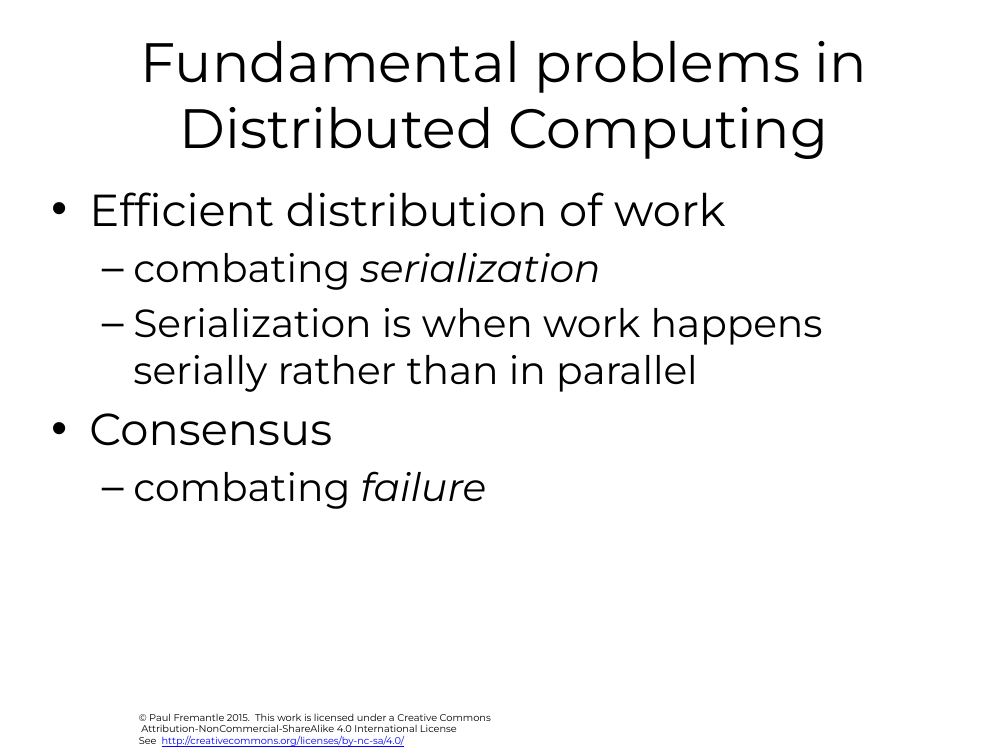
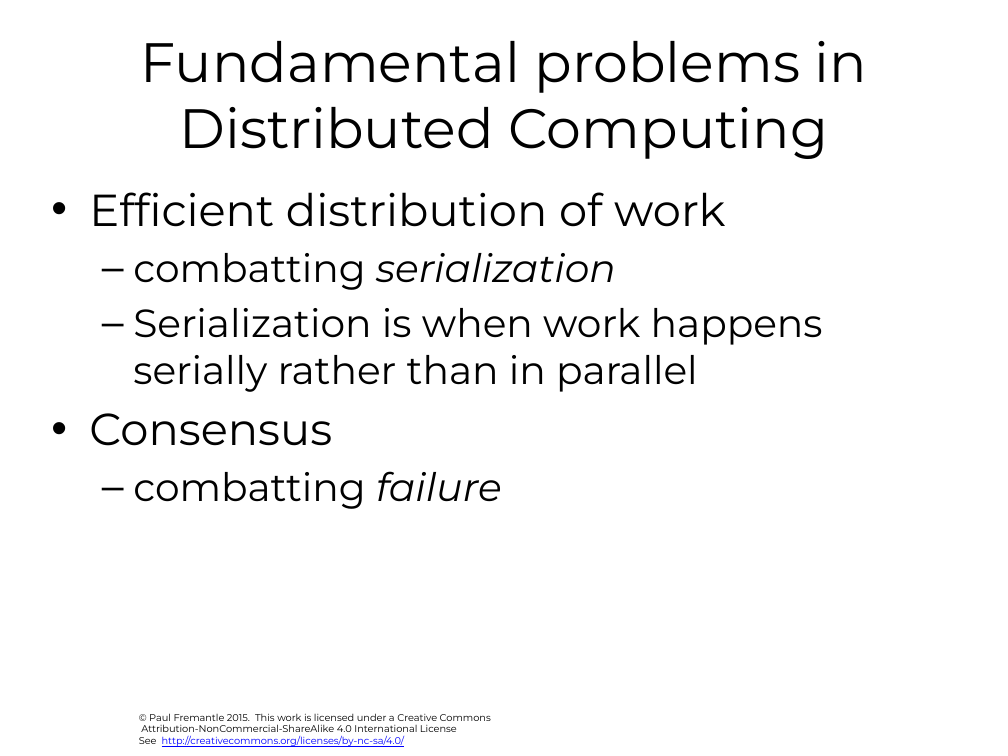
Before and after one commit to julieweeds/BigData, a slide deck: slide 3 of pres-source/06-theory.pptx. Drawn at 1008x756 pixels with LibreOffice and Linux fonts; fonts in the diff are those of the drawing; background and template pictures are left out. Boxes give left, top, right and bottom in pixels: in the first picture for what was removed or moved away, otherwise in the second. Text is boxed around its words. In the diff, an @@ line names an element or a change of style, - is before the commit and + after.

```diff
--- a/pres-source/06-theory.pptx
+++ b/pres-source/06-theory.pptx
@@ text at <box>133,253,616,290</box>: text changed @@
-  – combating serialization
+  – combatting serialization
@@ text at <box>133,471,502,509</box>: text changed @@
-  – combating failure
+  – combatting failure
```
Also in this commit, not shown: 6 other slides changed, 11 other files.
